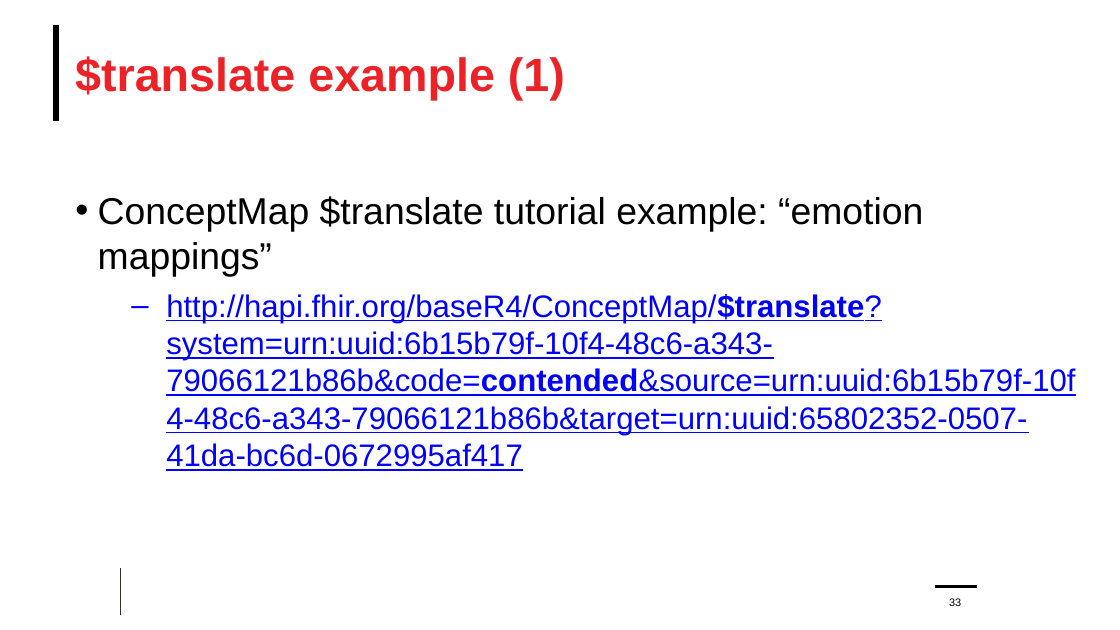
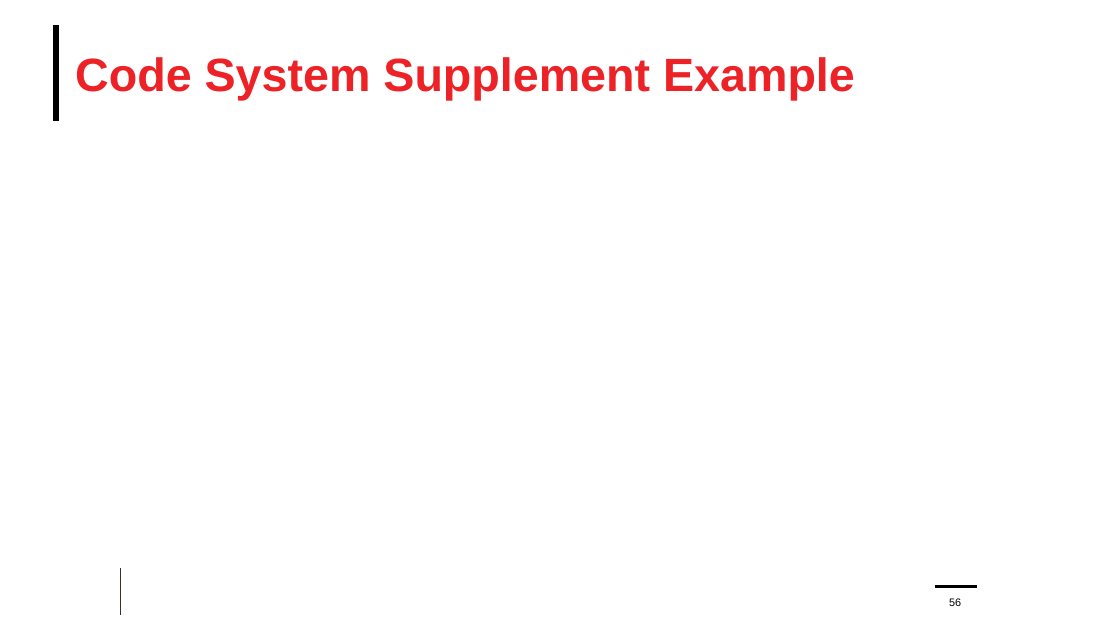
Before and after one commit to FHIR/documents, a slide deck: slide 56 of presentations/2021-11 Webinars/HL7 FHIR Terminology/FHIR-Terminology-Part-2-2021-12-01.pptx (slide 33 before the commit). Drawn at 1120x630 pixels with LibreOffice and Linux fonts; fonts in the diff are those of the drawing; background and template pictures are left out. Boxes give left, top, right and bottom in pixels: in the first picture for what was removed or moved away, otherwise in the second. Text is boxed around its words. In the diff, an @@ line names an element or a change of style, - is before the commit and + after.

```diff
--- a/presentations/2021-11 Webinars/HL7 FHIR Terminology/FHIR-Terminology-Part-2-2021-12-01.pptx
+++ b/presentations/2021-11 Webinars/HL7 FHIR Terminology/FHIR-Terminology-Part-2-2021-12-01.pptx
@@ title at box(75, 57, 855, 101): text changed @@
-$translate example (1)
+Code System Supplement Example
@@ text removed at box(98, 196, 1075, 471) @@
-• ConceptMap $translate tutorial example: “emotion mappings”
-  – http://hapi.fhir.org/baseR4/ConceptMap/$translate?system=urn:uuid:6b15b79f-10f4-48c6-a343-79066121b86b&code=contended&source=urn:uuid:6b15b79f-10f4-48c6-a343-79066121b86b&target=urn:uuid:65802352-0507-41da-bc6d-0672995af417
@@ page number at box(949, 598, 961, 606): text changed @@
-33
+56
```
Also in this commit, not shown: 13 other slides changed, 7 slides added, 2 slides removed.
